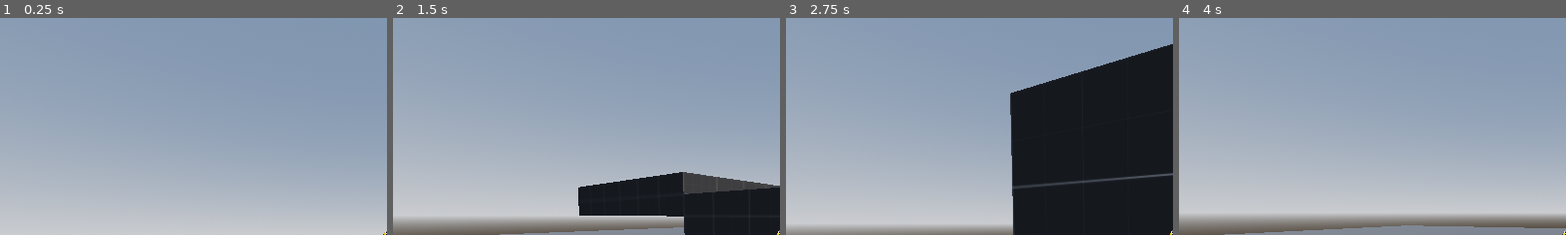
Above: before the commit, frames 1-4 (left to right).
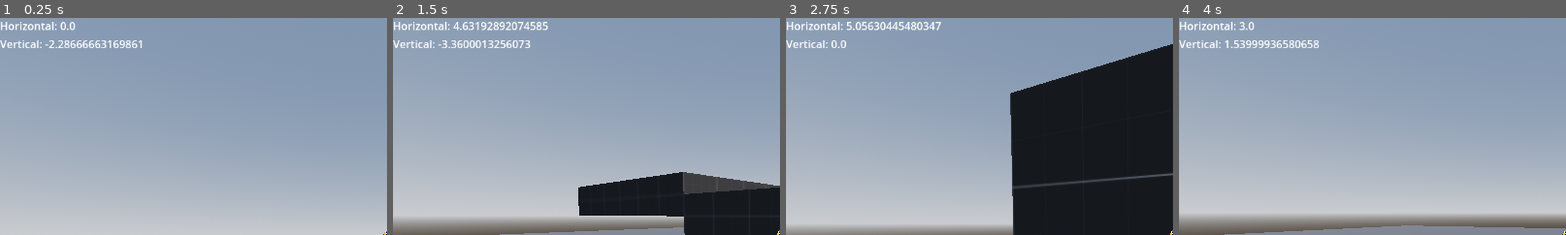
Above: after the commit, the same moments.

Repository: Kollyr552/gracelike
Game: Godot game, scene res://src/world.tscn
Two runs of this game, one before a commit and one after it. Both use one fixed random seed, a clock stepped at 60 frames per second and the inputs below.
Inputs (mouse positions are % of the whole screen's width and height, from its top left):
- Up to frame 1 (0.25 s): no input
- Up to frame 2 (1.5 s): move the mouse to (72, 45) at 0.52 s; hold D (move_right) 0.53-1.28 s; hold Middle mouse button (change_mouse_capture) 0.53-1.28 s; click (72, 45) at 0.67 s; tap Space (move_jump) at 0.77 s; move the mouse to (45, 50) at 1.27 s; hold W (move_forward) from 1.28 s (still down); tap Shift (move_crouch) at 1.35 s
- Up to frame 3 (2.75 s): keep holding W (move_forward); tap Space (move_jump) at 1.52 s; move the mouse to (52, 48) at 2.02 s; hold Right mouse button (move_run) from 2.03 s (still down)
- Up to frame 4 (4 s): keep holding W (move_forward); move the mouse to (49, 52) at 2.77 s; release Right mouse button (move_run) at 2.78 s; tap Middle mouse button (change_mouse_capture) at 2.85 s; click (49, 52) at 2.92 s; tap Space (move_jump) at 3.02, 3.77 s; move the mouse to (57, 51) at 3.52 s; hold Shift (move_crouch) from 3.53 s (still down)
The pictures show only the part of the screen within x 0-50%, y 0-50%; the shares and areas given below are measured in that part.

The runs differ from the first frame. In frame 1, 1.0% of the frame differs, in the area x 0-37%, y 1-14%; in frame 2, 1.4%, in the area x 0-41%, y 1-14%; in frame 3, 1.1%; in frame 4, 1.0%.

Commit message:
speed hud

Diff:
--- a/src/player.gd
+++ b/src/player.gd
@@ -91,6 +91,8 @@
 
 	move_and_slide()
 
+	$CanvasLayer.set_speed_labels(velocity)
+
 func _process(delta: float) -> void:
 
 	is_input_crouch = Input.is_action_pressed("move_crouch")
@@ -177,6 +179,7 @@
 	## Get slope (slide) angle - sliding across a slope is like sliding on a flat surface
 	var surface_normal := get_floor_normal()
 	var slope_boost = cos( h_vel.angle_to(surface_normal) )
+	print("angle: ",rad_to_deg(h_vel.angle_to(surface_normal)), " | cos: ", cos( h_vel.angle_to(surface_normal) ))
 
 	## Rotation
 	if direction.x != 0.0 and direction.z != 0.0:
@@ -184,9 +187,6 @@
 
 	## Friction
 	h_vel = h_vel.lerp(Vector3.ZERO, 1 - pow(1-slide_friction,d_t))
-
-
-	print("angle: ",rad_to_deg(h_vel.angle_to(surface_normal)), " | cos: ", cos( h_vel.angle_to(surface_normal) ))
 
 	velocity.x = h_vel.x
 	velocity.z = h_vel.z
--- a/src/player.tscn
+++ b/src/player.tscn
@@ -1,6 +1,7 @@
-[gd_scene load_steps=6 format=3 uid="uid://e3s7ugqu28e5"]
+[gd_scene load_steps=7 format=3 uid="uid://e3s7ugqu28e5"]
 
 [ext_resource type="Script" uid="uid://bvvgxlchgu7v" path="res://src/player.gd" id="1_lowyb"]
+[ext_resource type="Script" uid="uid://cypo1l302q6g1" path="res://src/player_hud.gd" id="2_bktlc"]
 [ext_resource type="Texture2D" uid="uid://cmjyxg2obay3e" path="res://assets/steamhappy.png" id="2_gmfve"]
 [ext_resource type="Script" uid="uid://h1tg8yv48qbw" path="res://src/view_bob.gd" id="3_ehvfd"]
 
@@ -17,6 +18,7 @@
 camera_crouch_speed = 12.0
 
 [node name="CanvasLayer" type="CanvasLayer" parent="."]
+script = ExtResource("2_bktlc")
 
 [node name="CenterContainer" type="CenterContainer" parent="CanvasLayer"]
 anchors_preset = 15
@@ -30,6 +32,18 @@
 layout_mode = 2
 texture = ExtResource("2_gmfve")
 expand_mode = 1
+
+[node name="VBoxContainer" type="VBoxContainer" parent="CanvasLayer"]
+offset_right = 40.0
+offset_bottom = 40.0
+
+[node name="HSpeedLabel" type="Label" parent="CanvasLayer/VBoxContainer"]
+unique_name_in_owner = true
+layout_mode = 2
+
+[node name="VSpeedLabel" type="Label" parent="CanvasLayer/VBoxContainer"]
+unique_name_in_owner = true
+layout_mode = 2
 
 [node name="TallCollision" type="CollisionShape3D" parent="."]
 transform = Transform3D(1, 0, 0, 0, 1, 0, 0, 0, 1, 0, 1, 0)
--- /dev/null
+++ b/src/player_hud.gd
@@ -0,0 +1,8 @@
+extends CanvasLayer
+
+@onready var h_speed_label: Label = %HSpeedLabel
+@onready var v_speed_label: Label = %VSpeedLabel
+
+func set_speed_labels(vel: Vector3) -> void:
+	v_speed_label.text = ("Vertical: %s" % vel.y)
+	h_speed_label.text = ("Horizontal: %s" % Vector2(vel.x, vel.z).length())
Not shown, added: src/player_hud.gd.uid
